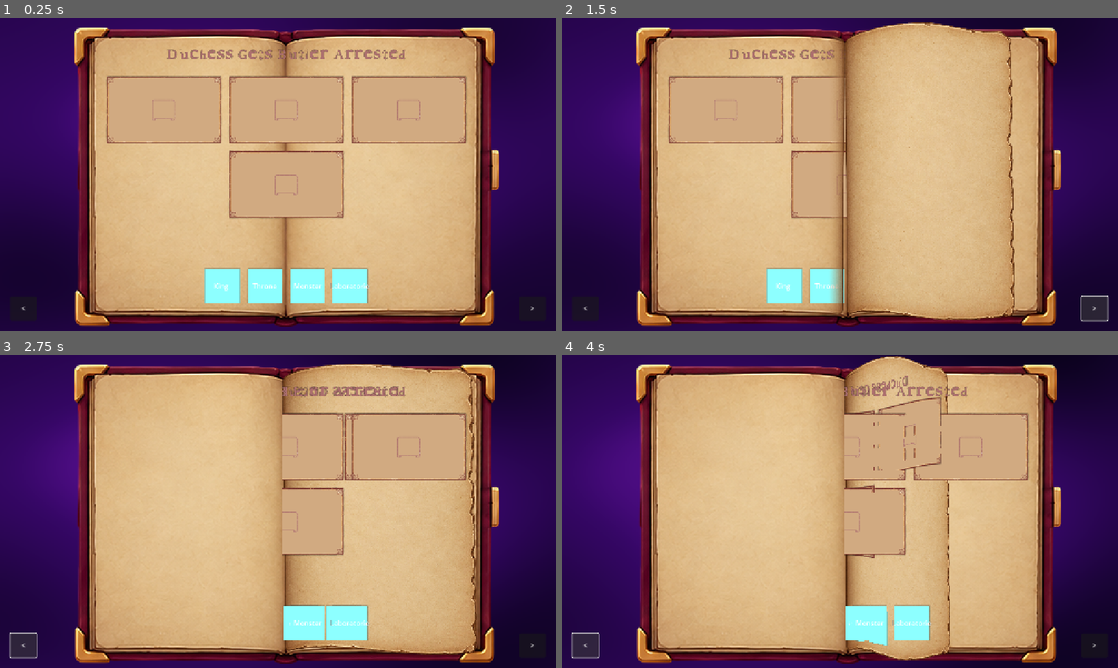
Above: before the commit, frames 1-4 (two rows, left to right).
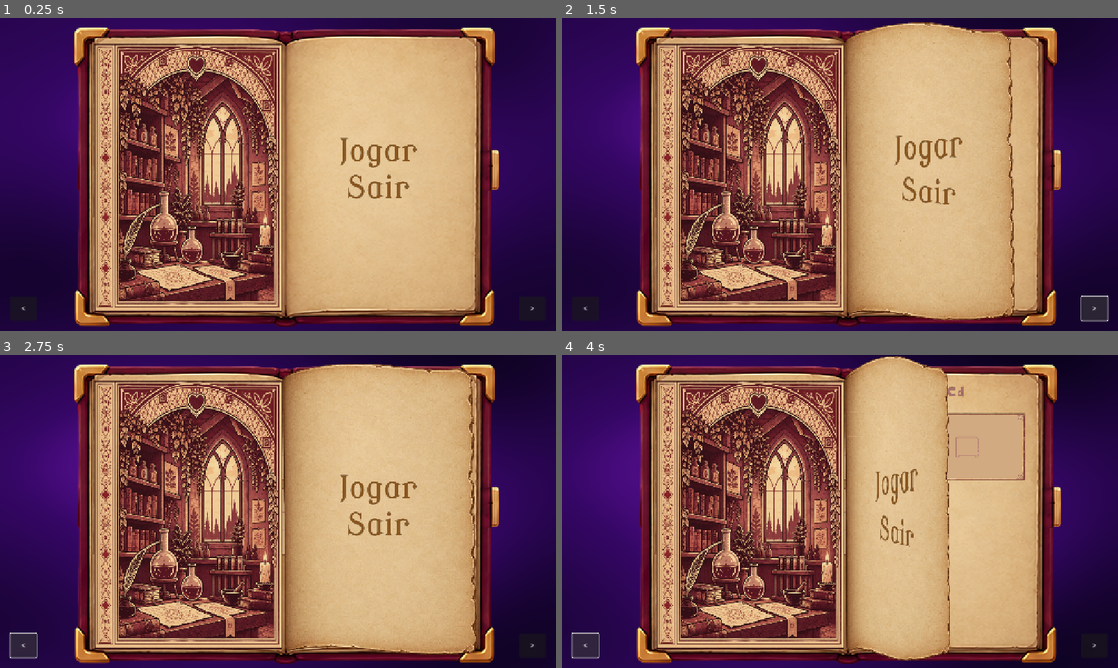
Above: after the commit, the same moments.

Repository: yudur/storyteller-godot-3info-game
Game: Godot game, scene res://src/screen_manager/screen_manager.tscn
Two runs of this game, one before a commit and one after it. Both use one fixed random seed, a clock stepped at 60 frames per second and the inputs below.
Inputs:
- Up to frame 1 (0.25 s): no input
- Up to frame 2 (1.5 s): click "<" at 0.5 s; click ">" at 1.25 s
- Up to frame 3 (2.75 s): click "<" at 2 s
- Up to frame 4 (4 s): click ">" at 2.75 s; click "<" at 3.5 s

The runs differ from the first frame. In frame 1, 30% of the frame differs, in the area x 17-84%, y 8-94%; in frame 2, 25%; in frame 3, 29%; in frame 4, 29%.

Commit message:
feat: page animation flipping back and forth

Diff:
--- a/src/screen_manager/screen_manager.gd
+++ b/src/screen_manager/screen_manager.gd
@@ -5,7 +5,10 @@
 
 @onready var screen_container: SubViewportContainer = $ScreenViewportContainer
 @onready var screen_viewport: SubViewport = $ScreenViewportContainer/ScreenViewport
+@onready var next_screen_container: SubViewportContainer = $NextScreenViewportContainer
+@onready var next_screen_viewport: SubViewport = $NextScreenViewportContainer/NextScreenViewport
 @onready var page_mesh: PageFlipMesh = $PageFlipMesh
+@onready var next_page_mesh: PageFlipMesh = $NextPageFlipMesh
 @onready var physical_page: PageFlipMesh = $pageMesh
 @onready var flip_back_button: Button = $FlipBackButton
 @onready var flip_next_button: Button = $FlipNextButton
@@ -15,6 +18,7 @@
 var _physical_center := Vector2.ZERO
 var _physical_scale := Vector2.ONE
 var _physical_size := Vector2.ZERO
+var _current_is_start := true
 
 func _ready() -> void:
 	flip_back_button.pressed.connect(flip_page_back)
@@ -27,6 +31,7 @@
 	_physical_size = physical_page.texture.get_size()
 
 	page_mesh.setup(book_size, screen_viewport.get_texture())
+	next_page_mesh.setup(book_size, next_screen_viewport.get_texture())
 	physical_page.setup(
 		Vector2(_physical_size.x * 2.0, _physical_size.y),
 		physical_page.texture,
@@ -37,26 +42,48 @@
 	page_mesh.scale = Vector2.ONE
 	page_mesh.visible = false
 	physical_page.visible = false
+	next_page_mesh.visible = false
+
+	var start_screen := screen_viewport.get_node_or_null("StartScreen")
+	if start_screen and start_screen.has_signal("start_requested"):
+		start_screen.start_requested.connect(_on_start_requested)
 
 func flip_page_next() -> void:
-	_play_flip(1.0)
+	if _current_is_start:
+		_play_flip(1.0)
 
 func flip_page_back() -> void:
-	_play_flip(-1.0)
+	if not _current_is_start:
+		_play_scene_flip(-1.0)
 
 func _play_flip(direction: float) -> void:
+	_play_scene_flip(direction)
+
+func _on_start_requested() -> void:
+	_play_scene_flip(1.0)
+
+func _play_scene_flip(direction: float) -> void:
 	if _is_flipping:
 		return
 
 	_is_flipping = true
 	_flip_direction = direction
 	screen_container.visible = false
+	next_screen_container.visible = false
+	next_screen_container.modulate.a = 0.0
+	screen_container.modulate.a = 0.0
 	page_mesh.visible = true
+	next_page_mesh.visible = true
 	physical_page.visible = true
-	page_mesh.z_index = 15
 	physical_page.z_index = 16
 	page_mesh.begin_flip(direction)
+	next_page_mesh.begin_flip(direction)
 	physical_page.begin_flip(direction)
+	_set_content_layers(direction)
+	if direction > 0.0:
+		next_page_mesh.set_progress(1.0, -_flip_direction)
+	else:
+		page_mesh.set_progress(1.0, -_flip_direction)
 
 	var tween := create_tween()
 	tween.set_trans(Tween.TRANS_SINE).set_ease(Tween.EASE_IN_OUT)
@@ -71,20 +98,42 @@
 	)
 
 func _apply_flip_progress(progress: float) -> void:
-	page_mesh.set_progress(progress, _flip_direction)
+	if _flip_direction > 0.0:
+		page_mesh.set_progress(progress, _flip_direction)
+		next_page_mesh.set_progress(1.0 - progress, -_flip_direction)
+	else:
+		next_page_mesh.set_progress(progress, _flip_direction)
+		page_mesh.set_progress(1.0 - progress, -_flip_direction)
+
 	physical_page.set_progress(progress, _flip_direction)
 
-	if progress >= 0.5:
-		page_mesh.z_index = 17
-		physical_page.z_index = 16
+	if _flip_direction > 0.0:
+		_set_content_layers(_flip_direction if progress < 0.5 else -_flip_direction)
+		next_screen_container.visible = progress >= 0.5
+		next_screen_container.modulate.a = smoothstep(0.5, 0.85, progress)
 	else:
-		page_mesh.z_index = 15
-		physical_page.z_index = 16
+		_set_content_layers(_flip_direction if progress < 0.5 else -_flip_direction)
 
 func _finish_flip() -> void:
 	page_mesh.finish_flip()
+	next_page_mesh.finish_flip()
+	page_mesh.set_progress(0.0, -_flip_direction)
+	next_page_mesh.set_progress(0.0, -_flip_direction)
 	physical_page.finish_flip()
 	page_mesh.visible = false
+	next_page_mesh.visible = false
+	screen_container.modulate.a = 1.0
+	next_screen_container.modulate.a = 1.0
 	physical_page.visible = false
-	screen_container.visible = true
+	_current_is_start = not _current_is_start
+	screen_container.visible = _current_is_start
+	next_screen_container.visible = not _current_is_start
 	_is_flipping = false
+
+func _set_content_layers(outgoing_direction: float) -> void:
+	if outgoing_direction > 0.0:
+		page_mesh.z_index = 17
+		next_page_mesh.z_index = 14
+	else:
+		next_page_mesh.z_index = 17
+		page_mesh.z_index = 14
--- a/src/screen_manager/screen_manager.tscn
+++ b/src/screen_manager/screen_manager.tscn
@@ -6,6 +6,7 @@
 [ext_resource type="PackedScene" uid="uid://cw6tci4kj4rnb" path="res://src/screens/game_screen/game_screen.tscn" id="8_game"]
 [ext_resource type="Script" uid="uid://ct4aexepab06t" path="res://src/screen_manager/screen_manager.gd" id="9_manager"]
 [ext_resource type="Script" uid="uid://b463pdohamr84" path="res://src/screen_manager/page_flip_mesh.gd" id="10_page_mesh"]
+[ext_resource type="PackedScene" uid="uid://bur7i0vopvpev" path="res://src/screens/start_screen/start_screen.tscn" id="11_start"]
 
 [sub_resource type="ShaderMaterial" id="ShaderMaterial_background"]
 shader = ExtResource("6_background_shader")
@@ -74,13 +75,52 @@
 size_2d_override_stretch = true
 render_target_update_mode = 4
 
-[node name="GameScreen" parent="ScreenViewportContainer/ScreenViewport" instance=ExtResource("8_game")]
-offset_left = 8.0
-offset_right = 8.0
+[node name="StartScreen" parent="ScreenViewportContainer/ScreenViewport" instance=ExtResource("11_start")]
+layout_mode = 1
+anchors_preset = 15
+anchor_right = 1.0
+anchor_bottom = 1.0
+grow_horizontal = 2
+grow_vertical = 2
+
+[node name="NextScreenViewportContainer" type="SubViewportContainer" parent="."]
+visible = false
+layout_mode = 1
+anchors_preset = 15
+anchor_right = 1.0
+anchor_bottom = 1.0
+offset_left = 217.0
+offset_top = 60.0
+offset_right = -194.0
+offset_bottom = -44.0
+grow_horizontal = 2
+grow_vertical = 2
+stretch = true
+
+[node name="NextScreenViewport" type="SubViewport" parent="NextScreenViewportContainer"]
+transparent_bg = true
+handle_input_locally = false
+size = Vector2i(869, 616)
+size_2d_override_stretch = true
+render_target_update_mode = 0
+
+[node name="GameScreen" parent="NextScreenViewportContainer/NextScreenViewport" instance=ExtResource("8_game")]
+layout_mode = 1
+anchors_preset = 15
+anchor_right = 1.0
+anchor_bottom = 1.0
+grow_horizontal = 2
+grow_vertical = 2
 
 [node name="PageFlipMesh" type="Polygon2D" parent="."]
 visible = false
 z_index = 15
+position = Vector2(217, 60)
+script = ExtResource("10_page_mesh")
+
+[node name="NextPageFlipMesh" type="Polygon2D" parent="."]
+visible = false
+z_index = 14
 position = Vector2(217, 60)
 script = ExtResource("10_page_mesh")
 
--- a/src/screens/start_screen/start_screen.gd
+++ b/src/screens/start_screen/start_screen.gd
@@ -1,5 +1,6 @@
 extends Control
 
+signal start_requested
 
 # Called when the node enters the scene tree for the first time.
 func _ready() -> void:
@@ -12,7 +13,7 @@
 
 
 func _on_start_pressed() -> void:
-	get_tree().change_scene_to_file("res://src/screens/game_screen/game_screen.tscn")
+	start_requested.emit()
 
 
 func _on_quit_pressed() -> void:
--- a/src/screens/start_screen/start_screen.tscn
+++ b/src/screens/start_screen/start_screen.tscn
@@ -1,7 +1,7 @@
 [gd_scene load_steps=4 format=3 uid="uid://bur7i0vopvpev"]
 
 [ext_resource type="Script" uid="uid://2xkkixbvc6nh" path="res://src/screens/start_screen/start_screen.gd" id="1_fplgf"]
-[ext_resource type="Texture2D" uid="uid://bslg10eqrarqp" path="res://assets/sprites/menus/background-prov.png" id="2_7pm4q"]
+[ext_resource type="Texture2D" uid="uid://dgdi3xvm0gpx4" path="res://assets/sprites/menus/Escritório de Alquimia em Moldura Ornamental.png" id="2_fplgf"]
 [ext_resource type="Theme" uid="uid://bygmqgj2ibk41" path="res://assets/themes/button-theme.tres" id="3_8eu36"]
 
 [node name="Control" type="Control"]
@@ -13,35 +13,66 @@
 grow_vertical = 2
 script = ExtResource("1_fplgf")
 
-[node name="TextureRect" type="TextureRect" parent="."]
+[node name="TextureRect2" type="TextureRect" parent="."]
+visible = false
 layout_mode = 0
-offset_right = 1280.0
-offset_bottom = 720.0
-texture = ExtResource("2_7pm4q")
+offset_right = 1175.0
+offset_bottom = 1339.0
+texture = ExtResource("2_fplgf")
+
+[node name="HBoxContainer" type="HBoxContainer" parent="."]
+layout_mode = 1
+anchors_preset = 15
+anchor_right = 1.0
+anchor_bottom = 1.0
+grow_horizontal = 2
+grow_vertical = 2
+
+[node name="art" type="Control" parent="HBoxContainer"]
+layout_mode = 2
+size_flags_horizontal = 3
+
+[node name="TextureRect" type="TextureRect" parent="HBoxContainer/art"]
+layout_mode = 1
+anchors_preset = 15
+anchor_right = 1.0
+anchor_bottom = 1.0
+grow_horizontal = 2
+grow_vertical = 2
+texture = ExtResource("2_fplgf")
 expand_mode = 1
 
-[node name="MarginContainer" type="MarginContainer" parent="."]
-layout_mode = 0
-offset_left = 855.0
-offset_top = 153.0
-offset_right = 1034.0
-offset_bottom = 569.0
+[node name="buttons" type="Control" parent="HBoxContainer"]
+layout_mode = 2
+size_flags_horizontal = 3
+
+[node name="MarginContainer" type="MarginContainer" parent="HBoxContainer/buttons"]
+layout_mode = 1
+anchors_preset = 8
+anchor_left = 0.5
+anchor_top = 0.5
+anchor_right = 0.5
+anchor_bottom = 0.5
+offset_left = -90.0
+offset_top = -202.0
+offset_right = 90.0
+offset_bottom = 64.0
 grow_horizontal = 2
 grow_vertical = 2
 theme_override_constants/margin_top = 100
 
-[node name="VBoxContainer" type="VBoxContainer" parent="MarginContainer"]
+[node name="VBoxContainer" type="VBoxContainer" parent="HBoxContainer/buttons/MarginContainer"]
 layout_mode = 2
 
-[node name="start" type="Button" parent="MarginContainer/VBoxContainer"]
+[node name="start" type="Button" parent="HBoxContainer/buttons/MarginContainer/VBoxContainer"]
 layout_mode = 2
 theme = ExtResource("3_8eu36")
 text = "Jogar"
 
-[node name="quit" type="Button" parent="MarginContainer/VBoxContainer"]
+[node name="quit" type="Button" parent="HBoxContainer/buttons/MarginContainer/VBoxContainer"]
 layout_mode = 2
 theme = ExtResource("3_8eu36")
 text = "Sair"
 
-[connection signal="pressed" from="MarginContainer/VBoxContainer/start" to="." method="_on_start_pressed"]
-[connection signal="pressed" from="MarginContainer/VBoxContainer/quit" to="." method="_on_quit_pressed"]
+[connection signal="pressed" from="HBoxContainer/buttons/MarginContainer/VBoxContainer/start" to="." method="_on_start_pressed"]
+[connection signal="pressed" from="HBoxContainer/buttons/MarginContainer/VBoxContainer/quit" to="." method="_on_quit_pressed"]
Binary file added: assets/sprites/menus/Escritório de Alquimia em Moldura Ornamental.png
Not shown, added: assets/sprites/menus/Escritório de Alquimia em Moldura Ornamental.png.import
Not shown: 1 places in src/screen_manager/screen_manager.tscn that only renumber resources
